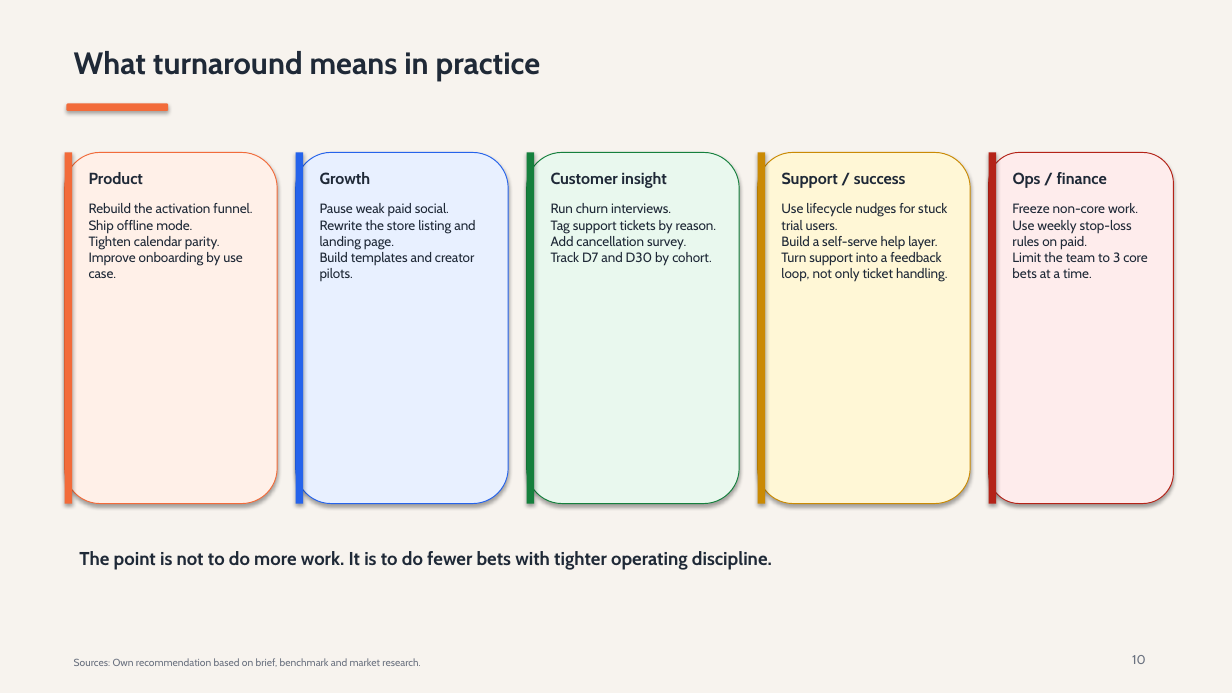
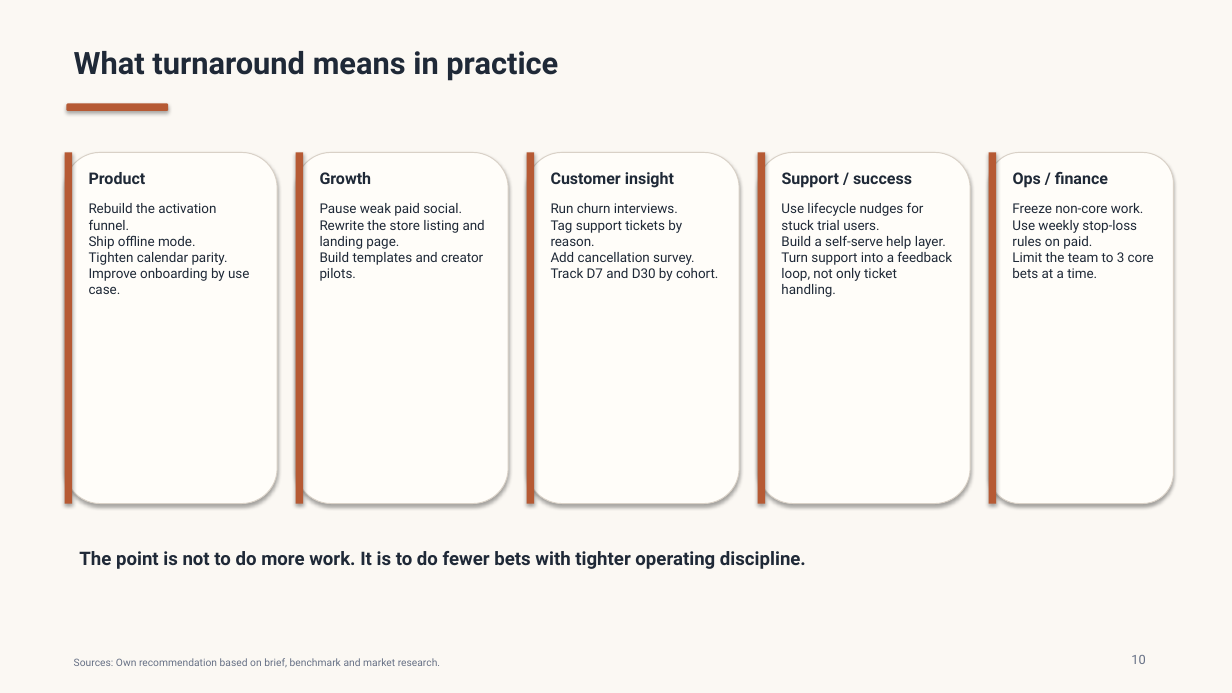
Before and after one commit to TEZv/Genesis-Academy_Strategy-Operations-School-2.0-Case-Task, a slide deck: slide 10 of deliverables/taskflow-case-presentation.pptx. Drawn at 1232x693 pixels with LibreOffice and Linux fonts; fonts in the diff are those of the drawing. Boxes give left, top, right and bottom in pixels: in the first picture for what was removed or moved away, otherwise in the second. Text is boxed around its words. In the diff, an @@ line names an element or a change of style, - is before the commit and + after.

Commit message:
Refine deck visual style and export

```diff
--- a/deliverables/taskflow-case-presentation.pptx
+++ b/deliverables/taskflow-case-presentation.pptx
@@ background #F7F3EE to #FBF8F3 @@
@@ rounded rectangle at box(67, 104, 168, 111): fill #F26B3A to #B65A34 @@
@@ rectangle at box(65, 152, 72, 504): fill #F26B3A to #B65A34 @@
@@ rounded rectangle at box(65, 152, 277, 504): fill #FFF0E8 to #FFFDF9; outline #F26B3A 0.75 pt to #D9D1C7 0.75 pt @@
@@ rounded rectangle at box(296, 152, 508, 504): fill #E8F0FF to #FFFDF9; outline #2563EB 0.75 pt to #D9D1C7 0.75 pt @@
@@ rectangle at box(296, 152, 303, 504): fill #2563EB to #B65A34 @@
@@ rounded rectangle at box(527, 152, 739, 504): fill #E9F8EE to #FFFDF9; outline #15803D 0.75 pt to #D9D1C7 0.75 pt @@
@@ rectangle at box(527, 152, 534, 504): fill #15803D to #B65A34 @@
@@ rounded rectangle at box(758, 152, 970, 504): fill #FFF7D6 to #FFFDF9; outline #CA8A04 0.75 pt to #D9D1C7 0.75 pt @@
@@ rectangle at box(758, 152, 765, 504): fill #CA8A04 to #B65A34 @@
@@ rounded rectangle at box(989, 152, 1174, 504): fill #FEECEC to #FFFDF9; outline #B42318 0.75 pt to #D9D1C7 0.75 pt @@
@@ rectangle at box(989, 152, 996, 504): fill #B42318 to #B65A34 @@
@@ font Cabin to Roboto in 12 elements at box(74, 51, 558, 81), box(89, 172, 146, 184), box(89, 203, 249, 294), box(320, 172, 372, 184), box(320, 203, 485, 281), box(551, 172, 674, 188), box(551, 203, 718, 281), box(782, 172, 912, 188), box(781, 202, 952, 297), box(1013, 172, 1108, 188), box(1012, 203, 1154, 278), box(79, 551, 806, 569) @@
@@ text "Sources: Own recommendation based on ..." at box(74, 658, 440, 667): font Cabin to Roboto, text colour #6B7280 to #667085 @@
@@ text "10" at box(1131, 655, 1145, 664): font Cabin to Roboto, text colour #6B7280 to #667085 @@
```
Also in this commit, not shown: 13 other slides changed, 1 other file.
